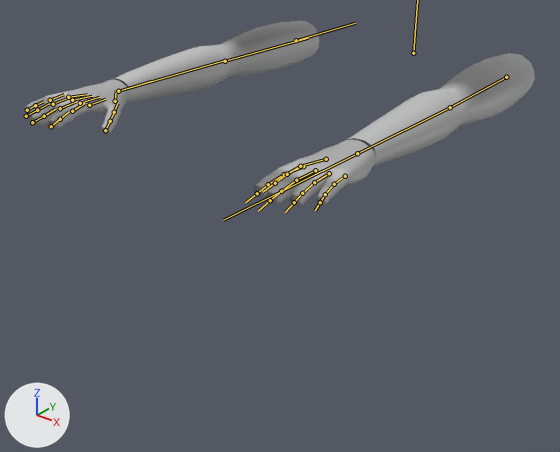
Renders of the FBX model Assets/Models/PlayerAnimations/Climbing.fbx from each side of a commit.
One viewpoint serves both versions: a 50 mm lens placed at (0.85, -1.441, 0.311), pointed at (-0.022, -0.351, -0.365). Arrows for +X, +Y and +Z are at lower left; the lights stay in place. The bones that bend it are drawn over the model as lines.

Names of what the first picture shows: 'arms_combine'.
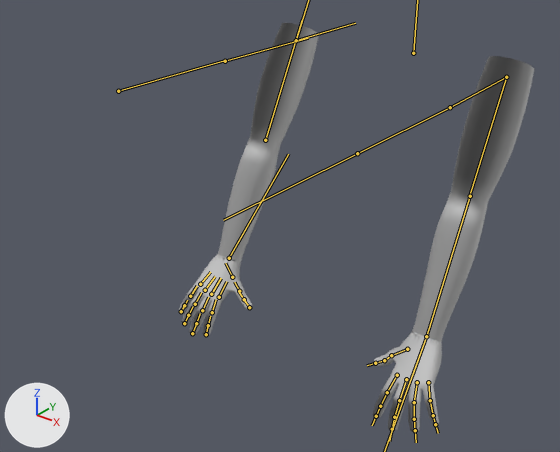
The newer file adds an action. The first version stands in its rest pose; the second is drawn at frame 2 of the action 'climb_3'.

Pixel boxes (x1, y1, x2, y2) of what changed, in the pictures (560 x 452 px):
'arms_combine', posed (30% narrower, 120% taller)
    before: (24, 21, 535, 206)
    after: (179, 23, 534, 432)
bone 'L_shoulder', root to tip
    before: (506, 77) to (450, 107)
    after: (506, 77) to (469, 196)
bone 'L_elbow', root to tip
    before: (450, 107) to (357, 153)
    after: (470, 196) to (426, 336)
bone 'L_wrist', root to tip
    before: (357, 153) to (323, 170)
    after: (426, 336) to (412, 376)
bone 'L_index_01', root to tip
    before: (303, 166) to (284, 174)
    after: (397, 375) to (387, 392)
bone 'L_middle_03', root to tip
    before: (281, 191) to (270, 200)
    after: (394, 417) to (392, 429)
bone 'L_ring_01', root to tip
    before: (329, 173) to (314, 182)
    after: (417, 382) to (414, 402)
bone 'L_ring_02', root to tip
    before: (314, 182) to (302, 193)
    after: (414, 402) to (414, 419)
bone 'L_pinky_01', root to tip
    before: (345, 176) to (334, 184)
    after: (428, 382) to (430, 400)
bone 'L_thumb_01', root to tip
    before: (326, 159) to (300, 166)
    after: (407, 349) to (391, 355)
bone 'L_thumb_02', root to tip
    before: (300, 166) to (287, 174)
    after: (391, 355) to (384, 360)
bone 'L_thumb_03', root to tip
    before: (287, 174) to (275, 183)
    after: (384, 360) to (375, 363)
bone 'R_wrist', root to tip
    before: (118, 91) to (152, 81)
    after: (229, 258) to (246, 227)
bone 'R_thumb_01', root to tip
    before: (115, 101) to (116, 90)
    after: (232, 277) to (225, 263)
bone 'R_thumb_02', root to tip
    before: (114, 112) to (117, 103)
    after: (239, 291) to (234, 282)
bone 'R_thumb_03', root to tip
    before: (110, 121) to (114, 111)
    after: (244, 299) to (239, 292)
bone 'R_wrist_fk', root to tip
    before: (118, 91) to (224, 60)
    after: (229, 258) to (288, 154)

The edits, one by one:
Bone 'L_shoulder' (bone_l_shoulder) turns from (0, 0, 0) to (0, 0, -62) degrees about its own x, y and z.
Bone 'L_elbow' (bone_l_elbow) moves from (0.0, 0.0, 0.0) to (0.0, 0.0, -0.1).
Bone 'L_elbow' (bone_l_elbow) turns from (0, 0, 0) to (-1, 0, -1) degrees about its own x, y and z.
Bone 'L_wrist' (bone_l_wrist) turns from (0, 0, 0) to (-4, 2, 16) degrees about its own x, y and z.
Bone 'L_index_01' (bone_l_index_01) turns from (0, 0, 0) to (5, -1, 0) degrees about its own x, y and z.
Bone 'L_middle_03' (bone_l_middle_03) turns from (0, 0, 0) to (0, 0, -4) degrees about its own x, y and z.
Bone 'L_ring_01' (bone_l_ring_01) turns from (0, 0, 0) to (-7, 9, 0) degrees about its own x, y and z.
Bone 'L_ring_02' (bone_l_ring_02) turns from (0, 0, 0) to (0, 0, -6) degrees about its own x, y and z.
Bone 'L_pinky_01' (bone_l_pinky_01) turns from (0, 0, 0) to (-17, 4, 0) degrees about its own x, y and z.
Bone 'L_thumb_01' (bone_l_thumb_01) turns from (0, 0, 0) to (10, -10, -3) degrees about its own x, y and z.
Bone 'L_thumb_02' (bone_l_thumb_02) turns from (0, 0, 0) to (5, -7, -10) degrees about its own x, y and z.
Bone 'L_thumb_03' (bone_l_thumb_03) turns from (0, 0, 0) to (22, -1, 7) degrees about its own x, y and z.
Bone 'R_shoulder' (bone_r_shoulder) turns from (0, 0, 0) to (0, 0, -62) degrees about its own x, y and z.
Bone 'R_wrist' (bone_r_wrist) turns from (0, 0, 0) to (-3, 2, 16) degrees about its own x, y and z.
Bone 'R_thumb_01' (bone_r_thumb_01) turns from (0, 0, 0) to (-9, -10, 6) degrees about its own x, y and z.
Bone 'R_thumb_02' (bone_r_thumb_02) turns from (0, 0, 0) to (-2, -7, 10) degrees about its own x, y and z.
Bone 'R_thumb_03' (bone_r_thumb_03) turns from (0, 0, 0) to (-23, 0, 0) degrees about its own x, y and z.
Bone 'R_shoulder_fk' (bone_r_shoulder_fk) turns from (0, 0, 0) to (0, 0, -62) degrees about its own x, y and z.
Bone 'R_wrist_fk' (bone_r_wrist_fk) turns from (0, 0, 0) to (-3, 2, 16) degrees about its own x, y and z.
